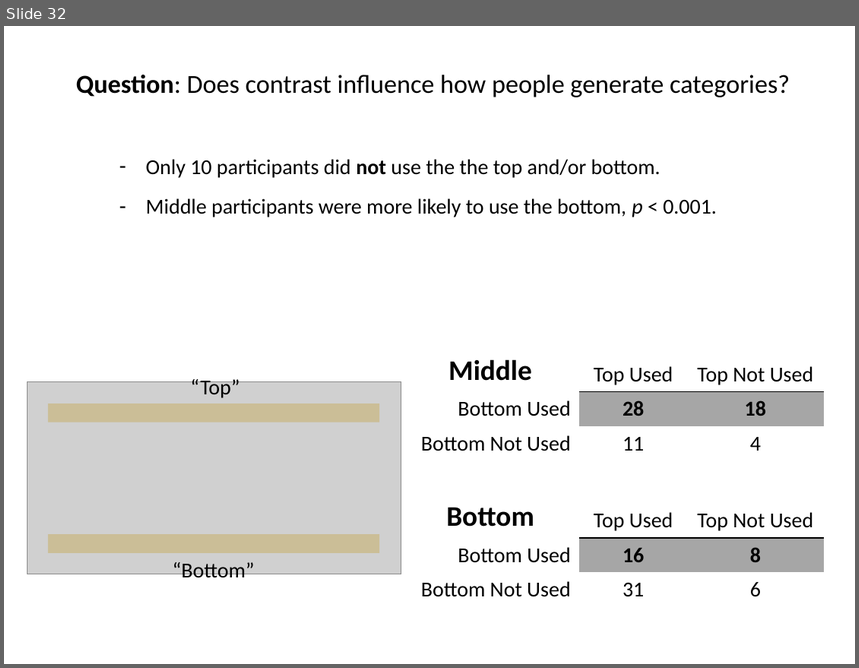
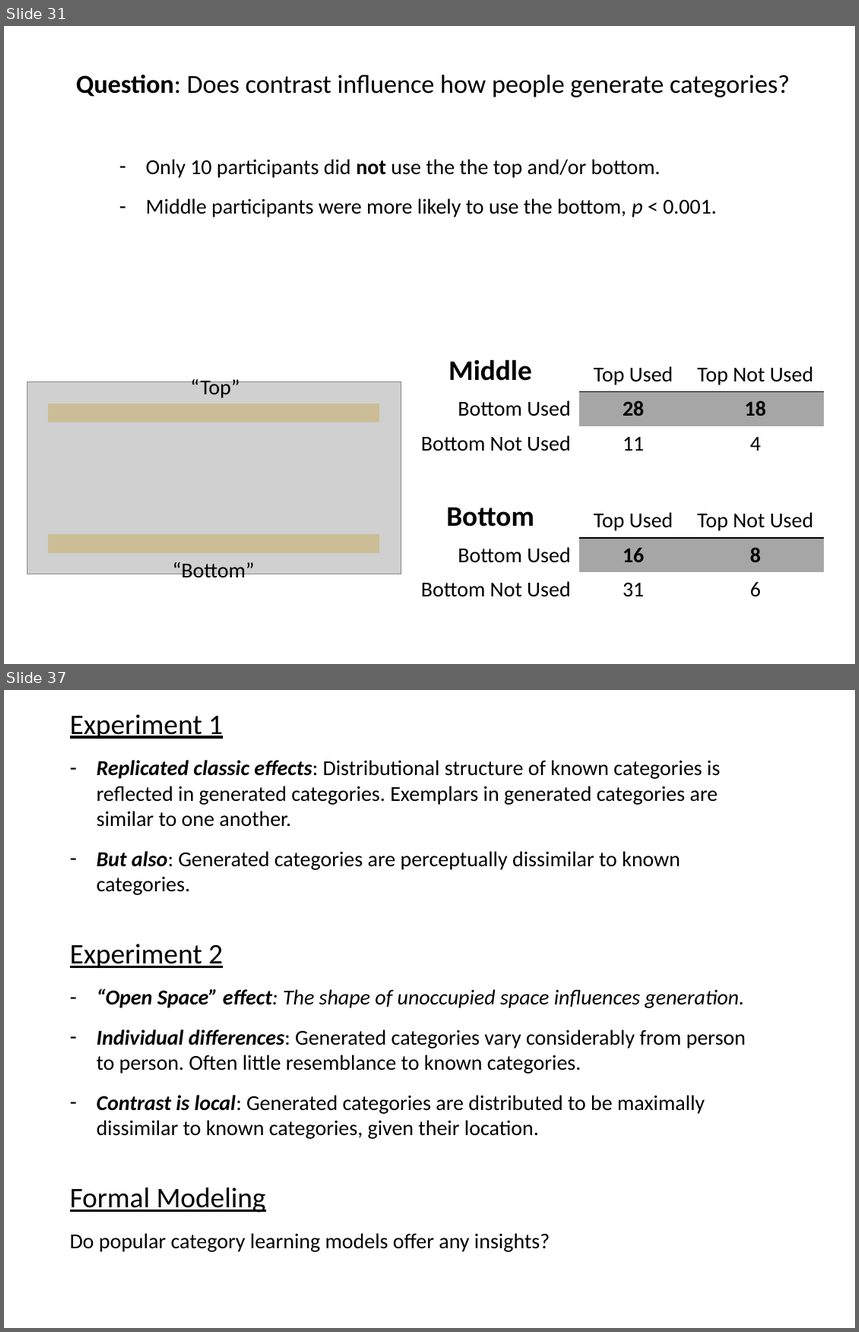
Before and after one commit to AusterweilLab/generating_categories, a slide deck: Presentations/ccn-bbag-march-2-2017.pptx. Shown one above the other, each under a label of ours: slide 32 before the commit, slides 31 and 37 after it; the slides between them are not shown. The pictures are 859x668 and 859x1332 pixels, drawn with LibreOffice and Linux fonts; fonts in the diff are those of the drawing; grey boxes stand for pictures. Boxes give left, top, right and bottom in pixels: in the first picture for what was removed or moved away, otherwise in the second. Text is boxed around its words. In the diff, an @@ line names an element or a change of style, - is before the commit and + after.

```diff
--- a/Presentations/ccn-bbag-march-2-2017.pptx
+++ b/Presentations/ccn-bbag-march-2-2017.pptx
@@ slide 37 added at [4, 690, 855, 1328], background #FFFFFF @@
@@ text added at [70, 714, 746, 1252], 18 pt, text #000000 @@
+Experiment 1
+– Replicated classic effects: Distributional structure of known categories is reflected in generated categories. Exemplars in generated categories are similar to one another.
+– But also: Generated categories are perceptually dissimilar to known categories.
+Experiment 2
+– “Open Space” effect: The shape of unoccupied space influences generation.
+– Individual differences: Generated categories vary considerably from person to person. Often little resemblance to known categories.
+– Contrast is local: Generated categories are distributed to be maximally dissimilar to known categories, given their location.
+Formal Modeling
+Do popular category learning models offer any insights?
@@ what was slide 32 is now slide 31 @@
```
Also in this commit, not shown: 5 slides changed, 5 other slides added, 5 slides removed, 11 other files.
